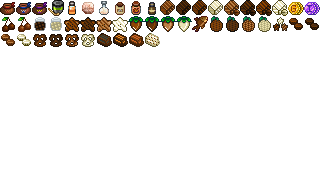
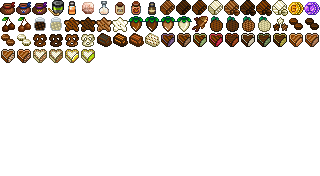
Comparing the layer stacks of the two 320px x 176px images. Changes:
painted on "Layer 1" over bbox(1, 33, 319, 63)
